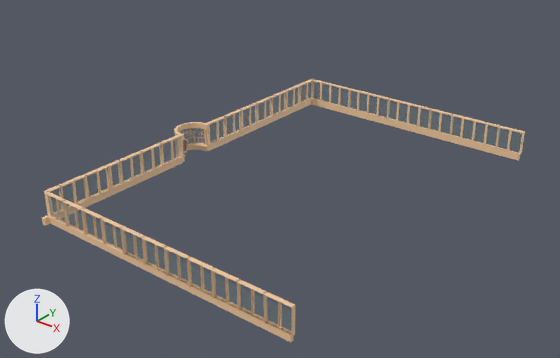
An edit to the FBX model Assets/Cenário/Estufa/Estufa-Paredes.fbx, drawn before and after from the same camera.
Before and after are seen from a camera (50 mm lens) standing at (104.1, -108.5, 68.6) and looking at (20.7, -4.2, 4.0). Arrows for +X, +Y and +Z are at lower left; the lights stay in place. Where no turn or scale is listed for an object, it has been applied to the vertices. Vertices at the same position are counted once.
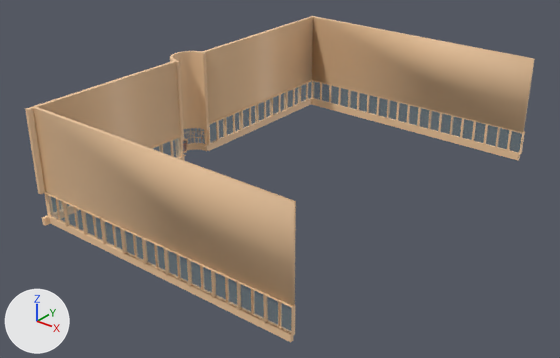
Where the newer file only moved an object's origin or applied its transform, the numbers keep the older frame.

Edits to the bpy script that builds the scene:
```text
Change me_plane_003:
    used by ob_plane_002; location = (1.0, -1.4, 0.5)
    remove me_plane_003.from_pydata(...)  # 2445 vertices, 2160 faces; spans x -10.3..49.6, y -38.4..42.1, z -0.1..6.5
    add me_plane_003.from_pydata(...)  # 2553 vertices, 2258 faces; spans x -10.3..49.6, y -38.4..42.1, z -0.1..22.3
    me_plane_003 part 1: a new loose piece, a box spanning x -5.58..48.87, y 41.27..42.12, z 6.31..22.11, in mat_estufa_001 (picture img_octo80_32x_png)
    me_plane_003 part 2: the loose piece of 76 vertices spanning x -9.9..-5.3, y -4.1..4.1, z 5.2..6.4 is copied, and the copy is scaled about its middle by (1, 1, 13.7), then moved by (0.0, 0.0, 8.4); it spans x -9.9..-5.3, y -4.1..4.1, z 6.4..22.1
    me_plane_003 part 3: a new loose piece, a box spanning x -6.34..-5.58, y 4.11..42.03, z 6.35..22.15, in mat_estufa_001 (picture img_octo80_32x_png)
    me_plane_003 part 4: a new loose piece, a box spanning x -6.34..-5.58, y -38.43..-4.11, z 6.35..22.15, in mat_estufa_001 (picture img_octo80_32x_png)
    me_plane_003 part 5: a new loose piece, a box spanning x -5.62..49.5, y -37.49..-36.9, z 6.51..22.3, in mat_estufa_001 (picture img_octo80_32x_png)
```

What differs and where, as boxes [x1, y1, x2, y2] in the pictures (560 x 358 px):
'Plane.002', reshaped (24% taller)
    before: [42, 79, 525, 342]
    after: [25, 16, 535, 342]
part 1 of me_plane_003, added (beige)
    after: [312, 17, 535, 132]
part 2 of me_plane_003, added (brown)
    after: [170, 51, 209, 136]
part 3 of me_plane_003, added (beige)
    after: [202, 16, 315, 123]
part 4 of me_plane_003, added (beige)
    after: [25, 61, 181, 194]
part 5 of me_plane_003, added (beige)
    after: [32, 106, 296, 305]
